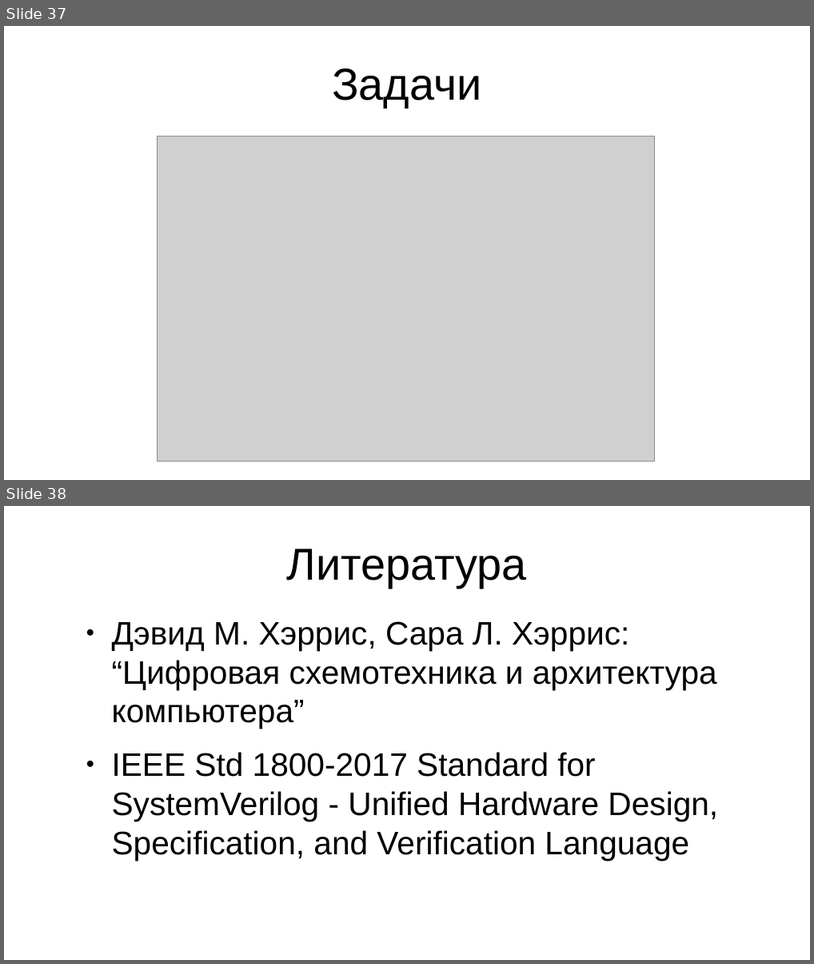
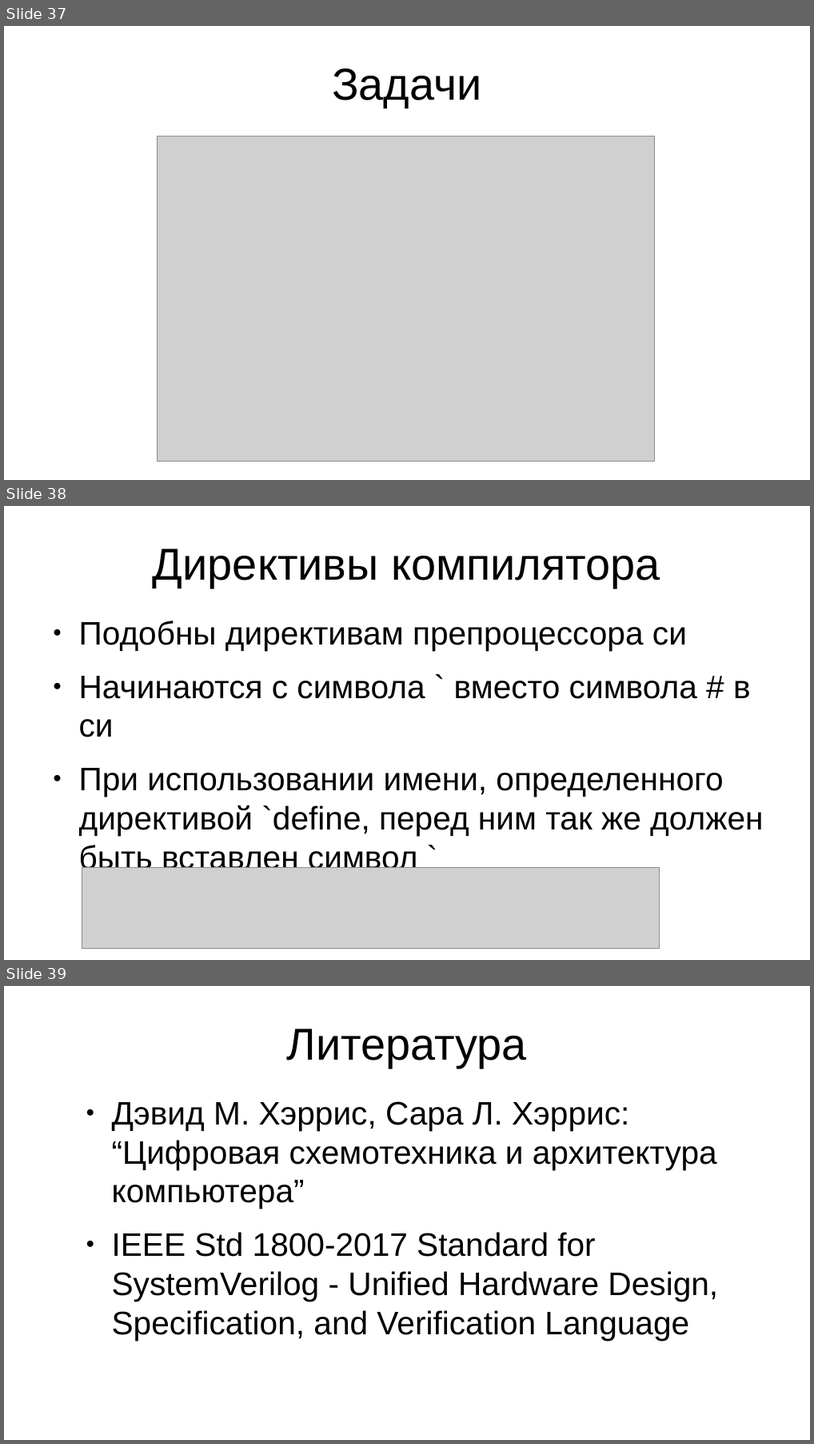
Before and after one commit to romakeii/rg-fpga-course, a slide deck: part-2/presentation.odp. Shown one above the other, each under a label of ours: slides 37 and 38 before the commit, slides 37, 38 and 39 after it. The pictures are 814x964 and 814x1444 pixels, drawn with LibreOffice and Linux fonts; fonts in the diff are those of the drawing; grey boxes stand for pictures. Boxes give left, top, right and bottom in pixels: in the first picture for what was removed or moved away, otherwise in the second. Text is boxed around its words. In the diff, an @@ line names an element or a change of style, - is before the commit and + after.

Commit message:
A page about compiler directives was added into presentation for part-2

```diff
--- a/part-2/presentation.odp
+++ b/part-2/presentation.odp
@@ slide 38 added at (4, 506, 810, 960), background #FFFFFF @@
@@ title added at (153, 548, 661, 588), 44 pt, text #000000 @@
+Директивы компилятора
@@ text added at (79, 620, 763, 874), 32 pt, text #000000 @@
+● Подобны директивам препроцессора си
+● Начинаются с символа ` вместо символа # в си
+● При использовании имени, определенного директивой `define, перед ним так же должен быть вставлен символ `
@@ picture added at (82, 868, 660, 948) @@
@@ what was slide 38 is now slide 39 @@
```
Also in this commit, not shown: 1 other file.
